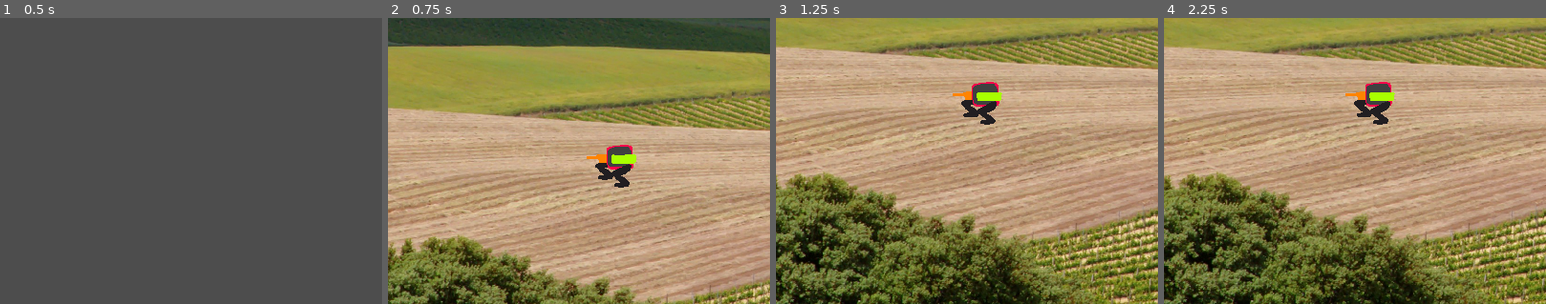
Above: before the commit, frames 1-4 (left to right).
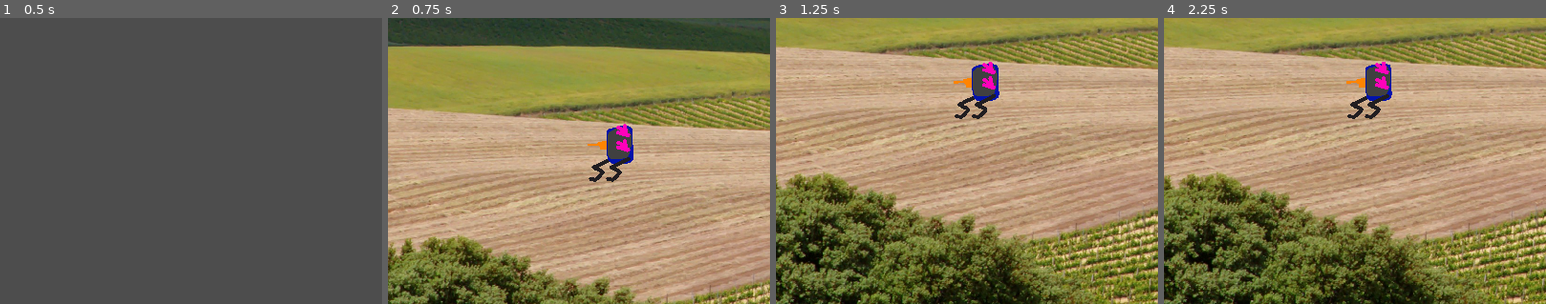
Above: after the commit, the same moments.

Repository: SnekOfSpice/micro-mechs
Game: Godot game, scene res://game/main_menu/main_menu.tscn
The game is run twice, just before and just after one commit, with the same random seed, the same clock (stepped at 60 frames per second) and the same inputs.
Inputs:
- Up to frame 1 (0.5 s): no input
- Up to frame 2 (0.75 s): click "Battle" at 0.5 s
- Up to frame 3 (1.25 s): no input
- Up to frame 4 (2.25 s): click "cool down" at 1.25 s; click "move -1" at 2 s
The pictures show only the part of the screen within x 50-100%, y 33-83%; the shares and areas given below are measured in that part.

Frame 1 is identical in both runs. In frame 2, 1.4% of the frame differs, in the area x 52-65%, y 37-60%; in frame 3, 1.4%; in frame 4, 1.4%.
Error before the commit: Invalid access to property or key 'weapon_list' on a base object of type 'null instance'. (res://mech.gd:27)
Error after the commit: Invalid access to property or key 'weapon_list' on a base object of type 'null instance'. (res://mech.gd:30)

Commit message:
flip aaa

Diff:
--- a/mech.gd
+++ b/mech.gd
@@ -18,10 +18,13 @@
 @export var flipped: bool:
 	set(value):
 		flipped = value
-		set_flip(flipped)
+		if is_inside_tree():
+			set_flip(flipped)
 
 var _torso : Torso:
 	get():
+		if not find_child("TorsoPivot"):
+			return _torso
 		if not _torso and %TorsoPivot.get_child(0) is Torso:
 			_torso = %TorsoPivot.get_child(0)
 		config.weapon_list.resize(_torso.weapon_count)
@@ -31,6 +34,8 @@
 # TODO refactor this to be part of torso config
 var weapon_capacity : int:
 	get():
+		if not _torso:
+			return 0
 		return _torso.weapon_count
 
 
@@ -171,10 +176,6 @@
 	return leg_height + pivot_offset# + _torso.texture.get_size().y * 0.5
 
 
-static func make(from_config : MechConfig) -> Mech:
-	var mech := preload("res://mech.tscn").instantiate()
-	mech.config = from_config
-	return mech
 
 
 func set_flip(flipped : bool):
--- a/parts/mech_config.gd
+++ b/parts/mech_config.gd
@@ -29,3 +29,21 @@
 		weapon_list.resize(index + 1)
 	weapon_list[index] = weapon_id
 	emit_changed()
+
+
+static func get_randomized() -> MechConfig:
+	randomize()
+	var config := MechConfig.new()
+	config.leg_id = ["leg_1", "leg_2"].pick_random()
+	config.torso_id = ["torso_1", "torso_2"].pick_random()
+	var quick_torso : Torso = load("res://parts/torsos/%s.tscn" % config.torso_id).instantiate()
+	var weapon_count : int = quick_torso.weapon_count
+	quick_torso.queue_free()
+	var weapons := [
+		"cannon_1",
+		"cannon_2",
+		"cannon_3",
+	]
+	for count in weapon_count:
+		config.weapon_list.append(weapons.pick_random())
+	return config
--- a/pivot.gd
+++ b/pivot.gd
@@ -28,4 +28,10 @@
 		else:
 			sprite.position.x = -(width + sprite.position.x)
 	sprite.flip_h = flipped
-	in_front = not in_front
+	# sure what the hell ugh
+	#if flipped:
+	#print("pivot ", name, " needs to flip to ", flipped, " and is in front ", in_front)
+	#in_front = not in_front
+	#print("is now in front ", in_front)
+	#else:
+		#in_front = in_front
--- a/world/battle/battle_stage.gd
+++ b/world/battle/battle_stage.gd
@@ -12,16 +12,13 @@
 	CommandHandler.command_executed.connect(_on_command_executed)
 	CommandHandler.command_executing.connect(_on_command_executing)
 	var config := ResourceLoader.load("user://mech_config.tres")
-	mech1 = Mech.make(config)
+	mech1 = preload("res://mech.tscn").instantiate()
 	%BattleLine.add_child(mech1)
+	mech1.config = config
 
-
-	var evil_config := MechConfig.new()
-	evil_config.leg_id = "leg_1"
-	evil_config.torso_id = "torso_1"
-	evil_config.weapon_list = PackedStringArray(["cannon_1", "cannon_2"])
-	mech2 = Mech.make(evil_config)
+	mech2 = preload("res://mech.tscn").instantiate()
 	%BattleLine.add_child(mech2)
+	mech2.config = MechConfig.get_randomized()
 
 	var agent := MechAgent.new()
 	mech2.add_child(agent)
@@ -40,6 +37,8 @@
 	await get_tree().process_frame
 	%PlayerHUD.register_mechs_to_track(mech1, mech2)
 
+func _process(delta: float) -> void:
+	_update_flips()
 
 var blockers := 1
 func _decrement_blocker():
